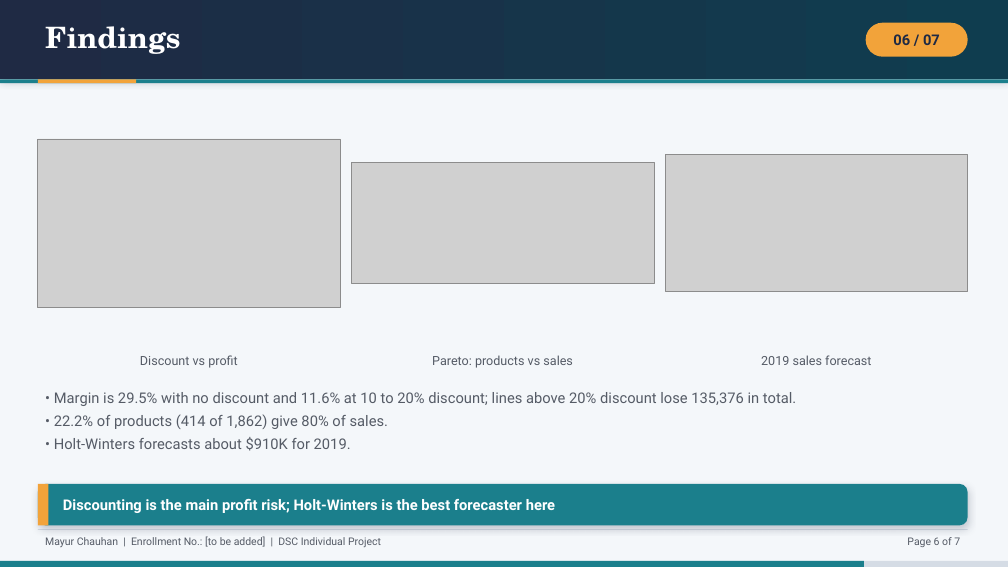
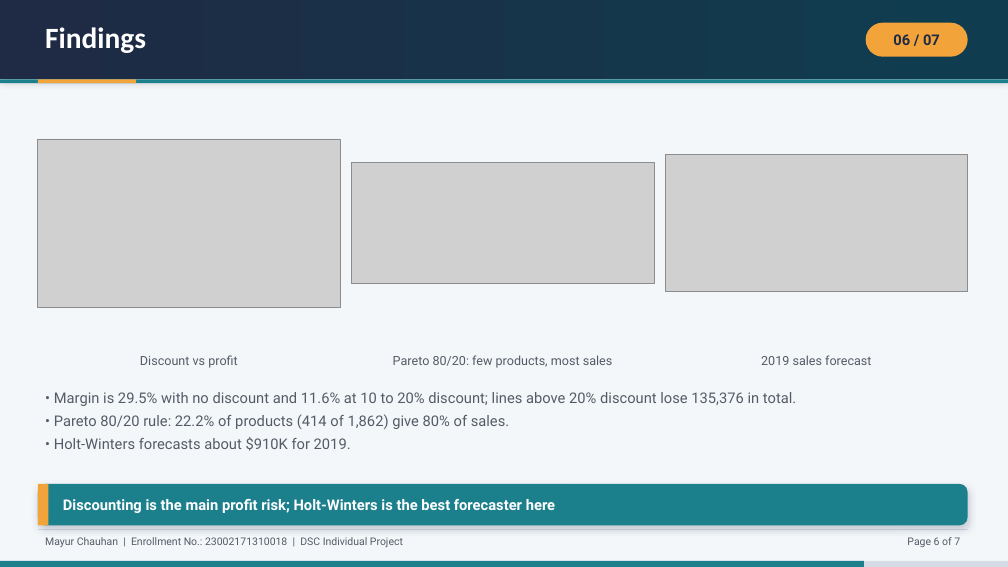
Before and after one commit to MayurChauhan-2950/Retail_Sales_Forecasting, a slide deck: slide 6 of presentation/Retail_Sales_Forecasting_Short.pptx. Drawn at 1008x567 pixels with LibreOffice and Linux fonts; fonts in the diff are those of the drawing; grey boxes stand for pictures. Boxes give left, top, right and bottom in pixels: in the first picture for what was removed or moved away, otherwise in the second. Text is boxed around its words. In the diff, an @@ line names an element or a change of style, - is before the commit and + after.

Commit message:
Update explainer (term glossary, viva checklist), deck design and details, README and Power BI status

```diff
--- a/presentation/Retail_Sales_Forecasting_Short.pptx
+++ b/presentation/Retail_Sales_Forecasting_Short.pptx
@@ text "Findings" at bbox=[45, 27, 146, 53]: font TeX Gyre Schola to Calibri @@
@@ text at bbox=[393, 355, 613, 368]: text changed @@
-Pareto: products vs sales
+Pareto 80/20: few products, most sales
@@ text at bbox=[54, 414, 509, 429]: text changed @@
-• 22.2% of products (414 of 1,862) give 80% of sales.
+• Pareto 80/20 rule: 22.2% of products (414 of 1,862) give 80% of sales.
@@ text at bbox=[45, 537, 403, 547]: text changed @@
-Mayur Chauhan | Enrollment No.: [to be added] | DSC Individual Project
+Mayur Chauhan | Enrollment No.: 23002171310018 | DSC Individual Project
```
Also in this commit, not shown: 6 other slides changed, 8 other files.
